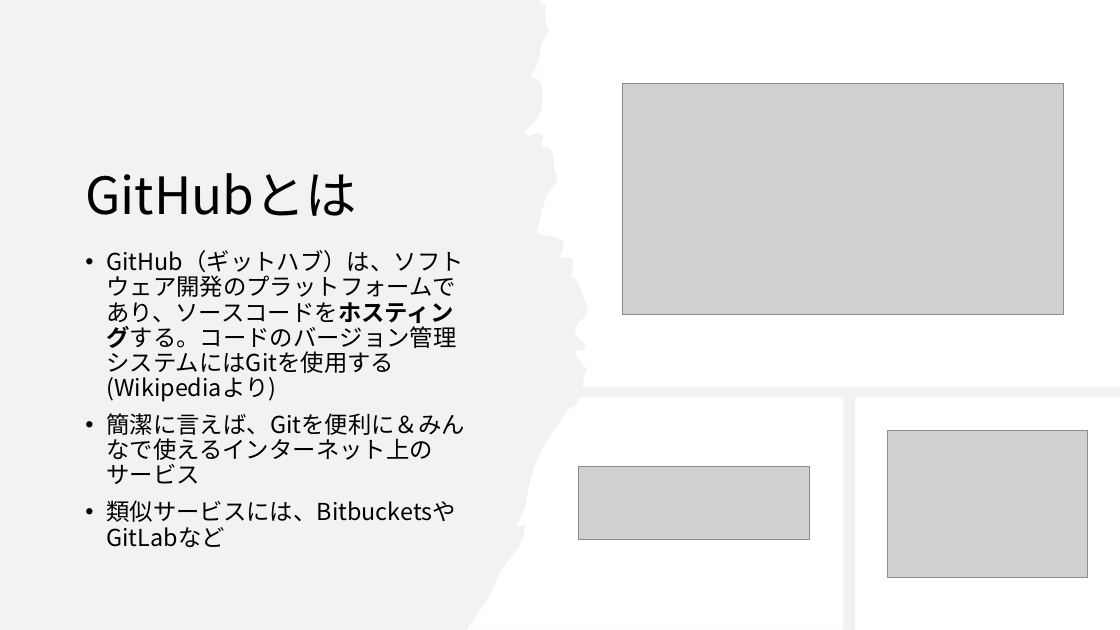
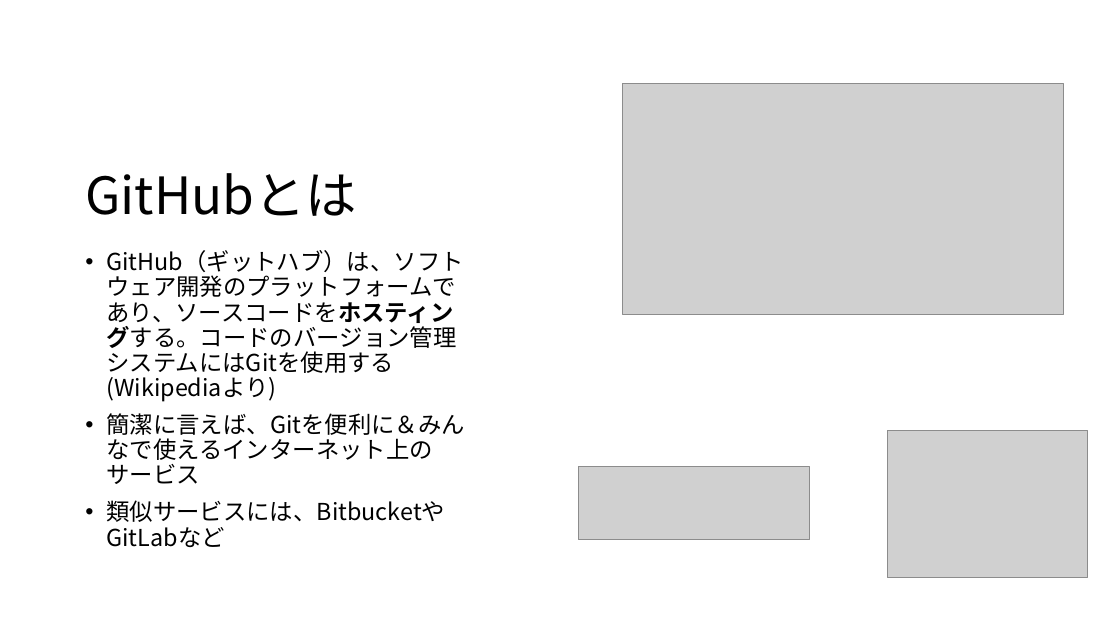
Before and after one commit to maru0519/git-edu, a slide deck: slide 10 of siryou.pptx (slide 9 before the commit). Drawn at 1120x630 pixels with LibreOffice and Linux fonts; fonts in the diff are those of the drawing; grey boxes stand for pictures. Boxes give left, top, right and bottom in pixels: in the first picture for what was removed or moved away, otherwise in the second. Text is boxed around its words. In the diff, an @@ line names an element or a change of style, - is before the commit and + after.

```diff
--- a/siryou.pptx
+++ b/siryou.pptx
@@ freeform shape removed at (x1=0, y1=0, x2=1120, y2=630) @@
@@ text at (x1=106, y1=500, x2=445, y2=522): text changed @@
-• 類似サービスには、BitbucketsやGitLabなど
+• 類似サービスには、BitbucketやGitLabなど
```
Also in this commit, not shown: 16 other slides changed, 16 slides added, 1 slide removed, 1 other file.
